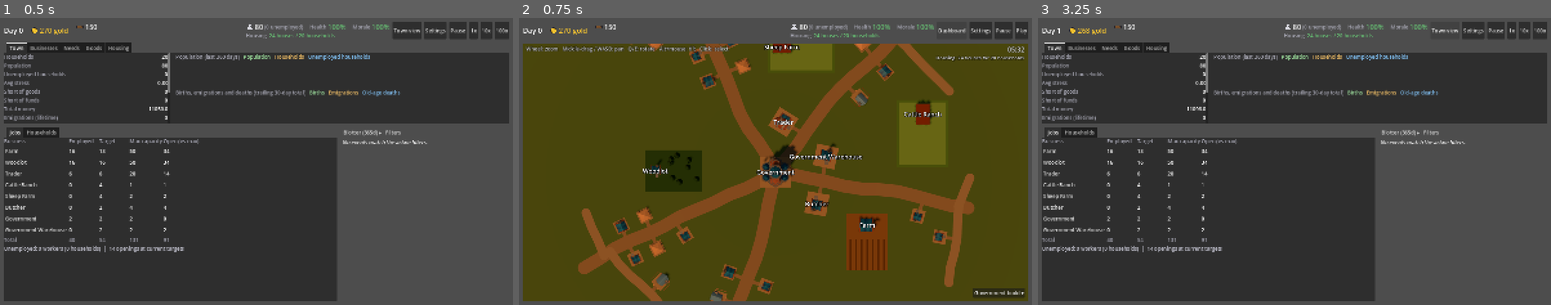
Above: before the commit, frames 1-3 (left to right).
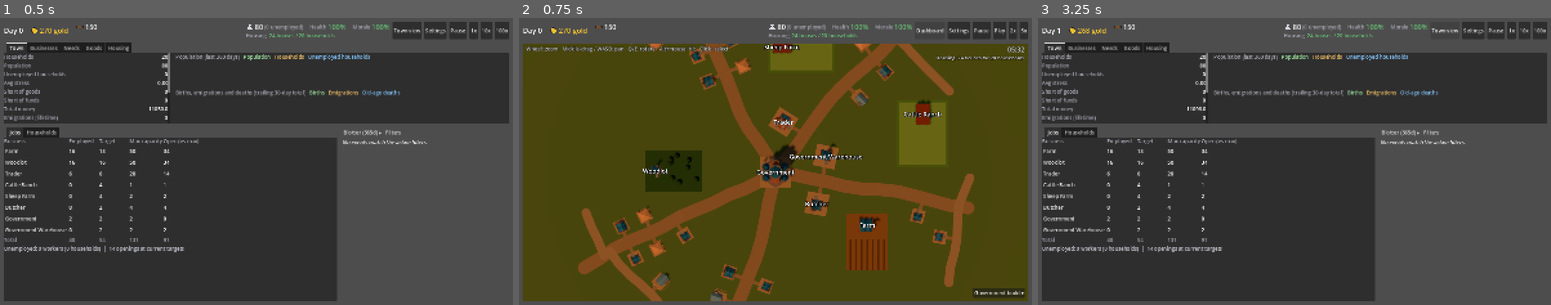
Above: after the commit, the same moments.

Repository: forsman5/sitka
Game: Godot game, scene res://scenes/sim/he_dashboard.tscn
The game is run twice, just before and just after one commit, with the same random seed, the same clock (stepped at 60 frames per second) and the same inputs. This scene is started directly instead of the project's main scene.
Inputs:
- Up to frame 1 (0.5 s): no input
- Up to frame 2 (0.75 s): click "Town view" at 0.5 s
- Up to frame 3 (3.25 s): click "Play" at 1.25 s; click "Play" at 2 s; click "Dashboard" at 2.75 s

Frame 1 is identical in both runs. In frame 2, 0.8% of the frame differs, in the area x 48-99%, y 1-8%; in frame 3, nothing differs.

Commit message:
Add 2x/5x town view speed scaler
Town-view-only pace buttons multiply the town clock; the overland
speed multiplier is untouched. Session-only, resets to 1x.

Co-Authored-By: Claude Sonnet 5.5 <noreply@anthropic.com>

Diff:
--- a/scripts/sim/harness/check_town_view.gd
+++ b/scripts/sim/harness/check_town_view.gd
@@ -101,8 +101,29 @@
 		dashboard._process(0.25)
 	check(dashboard._simulation.day == paused_day, "Paused town time must not tick the sim")
 	check(not dashboard._speed_buttons[2].visible and dashboard._speed_buttons[1].text == "Play", "Town mode shows Pause/Play only")
+	check(dashboard._town_speed_buttons[0].visible and dashboard._town_speed_buttons[1].visible, "Town mode shows the 2x and 5x buttons")
+
+	# Town speed scale: multiplies only the town clock, still one tick per day.
+	dashboard._speed_multiplier = 1.0
+	dashboard._town_speed_buttons[1].pressed.emit() # 5x (toggle_mode flips on click, not emit)
+	check(dashboard._town_speed_scale == 5.0, "5x button should set the town scale to 5")
+	dashboard._town_phase = 0.0
+	dashboard._advance_town_time(0.25)
+	check(absf(dashboard._town_phase - 0.25 * 5.0 / 60.0) < 0.0001, "5x should advance the phase 5x as fast (got %f)" % dashboard._town_phase)
+	var scaled_day: int = dashboard._simulation.day
+	dashboard._town_phase = dashboard.TOWN_TICK_PHASE
+	for i in 60: # 60 s day at 5x = 12 s = 48 frames
+		dashboard._advance_town_time(0.25)
+	check(dashboard._simulation.day == scaled_day + 1, "A 5x town day should still tick the sim once (day %d -> %d)" % [scaled_day, dashboard._simulation.day])
+	dashboard._town_speed_buttons[1].pressed.emit() # toggle off
+	check(dashboard._town_speed_scale == 1.0, "Pressing the active scale again returns to 1x")
+	dashboard._town_speed_buttons[0].pressed.emit()
+	dashboard._speed_buttons[1].pressed.emit() # Play resets
+	check(dashboard._town_speed_scale == 1.0, "Play should reset the town scale to 1x")
+
 	dashboard._set_town_mode(false)
 	check(dashboard._speed_buttons[2].visible and dashboard._speed_buttons[1].text == "1x", "Dashboard mode restores the speed buttons")
+	check(not dashboard._town_speed_buttons[0].visible, "Dashboard mode hides the town speed buttons")
 	dashboard._set_town_mode(true)
 	game_state.town_day_seconds = saved_day_seconds
 
--- a/scripts/sim/household_economy/he_dashboard.gd
+++ b/scripts/sim/household_economy/he_dashboard.gd
@@ -144,6 +144,11 @@
 const TOWN_TICK_PHASE := 5.5 / 24.0 # same as Person.WAKE_TIME in the RTS
 var _town_phase: float = TOWN_TICK_PHASE
 var _speed_multiplier: float = 1.0
+## Extra pace for the Town view clock only (the overland sim keeps
+## _speed_multiplier). Session-only: resets to 1x on every launch.
+const TOWN_SPEED_SCALES: Array[float] = [2.0, 5.0]
+var _town_speed_scale: float = 1.0
+var _town_speed_buttons: Array[Button] = []
 var _day_accumulator: float = 0.0
 var _last_town_chart_day := -1
 
@@ -349,7 +354,7 @@
 ## one tick per visual day.
 func _advance_town_time(delta: float) -> void:
 	var before := _town_phase
-	var after := before + minf(delta, 0.25) / GameState.town_day_seconds
+	var after := before + minf(delta, 0.25) * _town_speed_scale / GameState.town_day_seconds
 	var ticked := before < TOWN_TICK_PHASE and after >= TOWN_TICK_PHASE
 	_town_phase = fposmod(after, 1.0)
 	_town_view.set_time_of_day(_town_phase)
@@ -465,6 +470,8 @@
 	top_bar.add_child(_make_speed_button("1x", 1.0))
 	top_bar.add_child(_make_speed_button("10x", 10.0))
 	top_bar.add_child(_make_speed_button("100x", 100.0))
+	for factor in TOWN_SPEED_SCALES:
+		top_bar.add_child(_make_town_speed_button(factor))
 
 	# Town, Businesses and Goods share one fixed-height tabbed area. Stacked, the
 	# business list grew with every new business and crowded out the
@@ -1537,10 +1544,32 @@
 	btn.text = label
 	btn.pressed.connect(func() -> void:
 		_speed_multiplier = speed
+		_town_speed_scale = 1.0 # Play / 1x in town mode is the base pace
+		_sync_town_speed_buttons()
 		_last_town_chart_day = -1
 		_refresh_town())
 	_speed_buttons.append(btn)
 	return btn
+
+## Town-view-only pace buttons (2x, 5x). Also unpauses; leaves the dashboard
+## multiplier alone otherwise.
+func _make_town_speed_button(factor: float) -> Button:
+	var btn := Button.new()
+	btn.text = "%dx" % int(factor)
+	btn.toggle_mode = true
+	btn.visible = false
+	btn.tooltip_text = "Run the town view clock %dx faster to pass days quickly." % int(factor)
+	btn.pressed.connect(func() -> void:
+		_town_speed_scale = 1.0 if _town_speed_scale == factor else factor
+		if _speed_multiplier <= 0.0:
+			_speed_multiplier = 1.0
+		_sync_town_speed_buttons())
+	_town_speed_buttons.append(btn)
+	return btn
+
+func _sync_town_speed_buttons() -> void:
+	for i in range(_town_speed_buttons.size()):
+		_town_speed_buttons[i].set_pressed_no_signal(_town_speed_scale == TOWN_SPEED_SCALES[i])
 
 func _on_blotter_toggle_pressed() -> void:
 	_set_blotter_minimized(not _blotter_minimized)
@@ -3122,6 +3151,9 @@
 	_speed_buttons[1].text = "Play" if enabled else "1x"
 	_speed_buttons[2].visible = not enabled
 	_speed_buttons[3].visible = not enabled
+	for btn in _town_speed_buttons:
+		btn.visible = enabled
+	_sync_town_speed_buttons()
 	if enabled:
 		_town_view.set_time_of_day(_town_phase)
 
